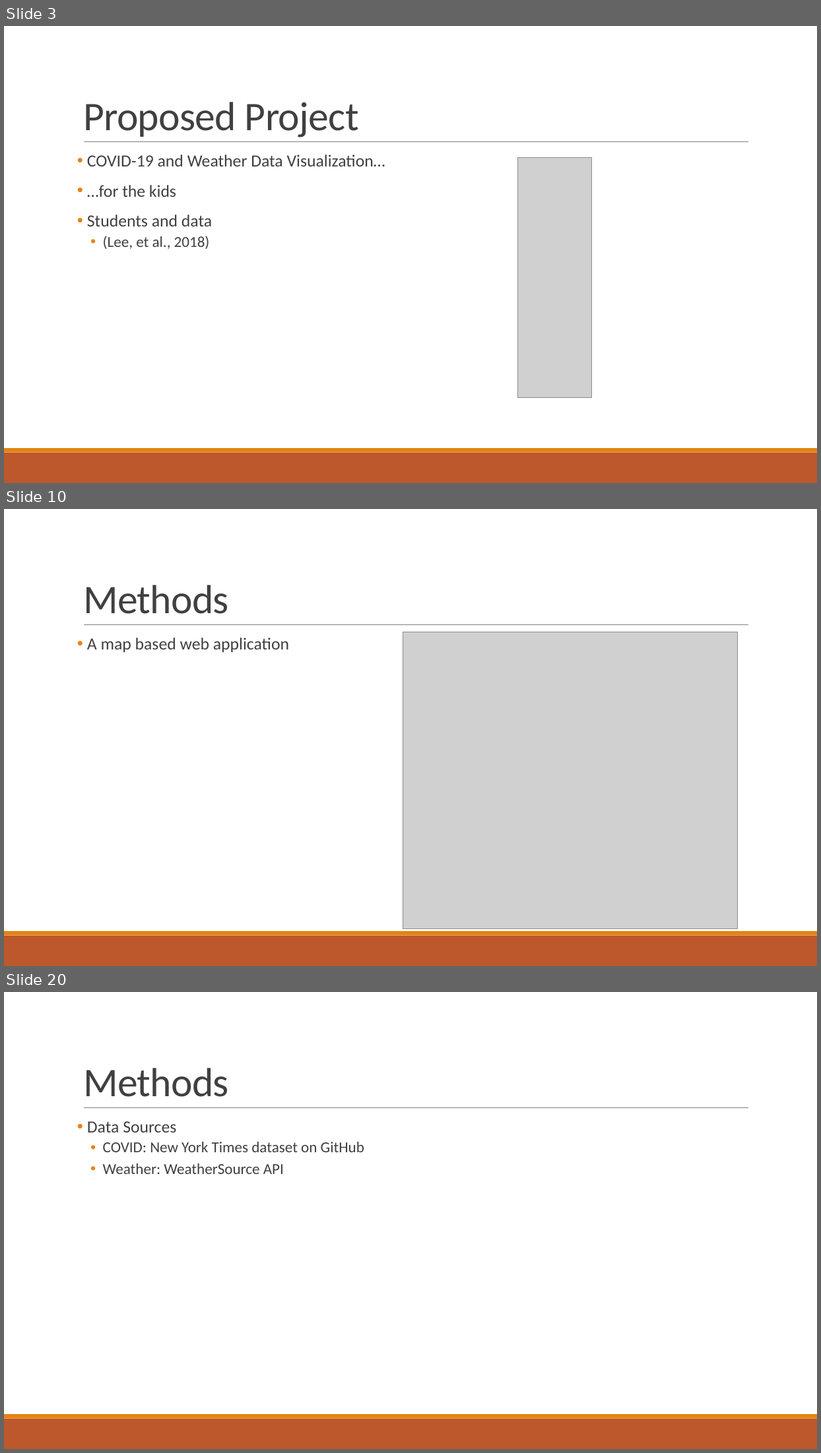
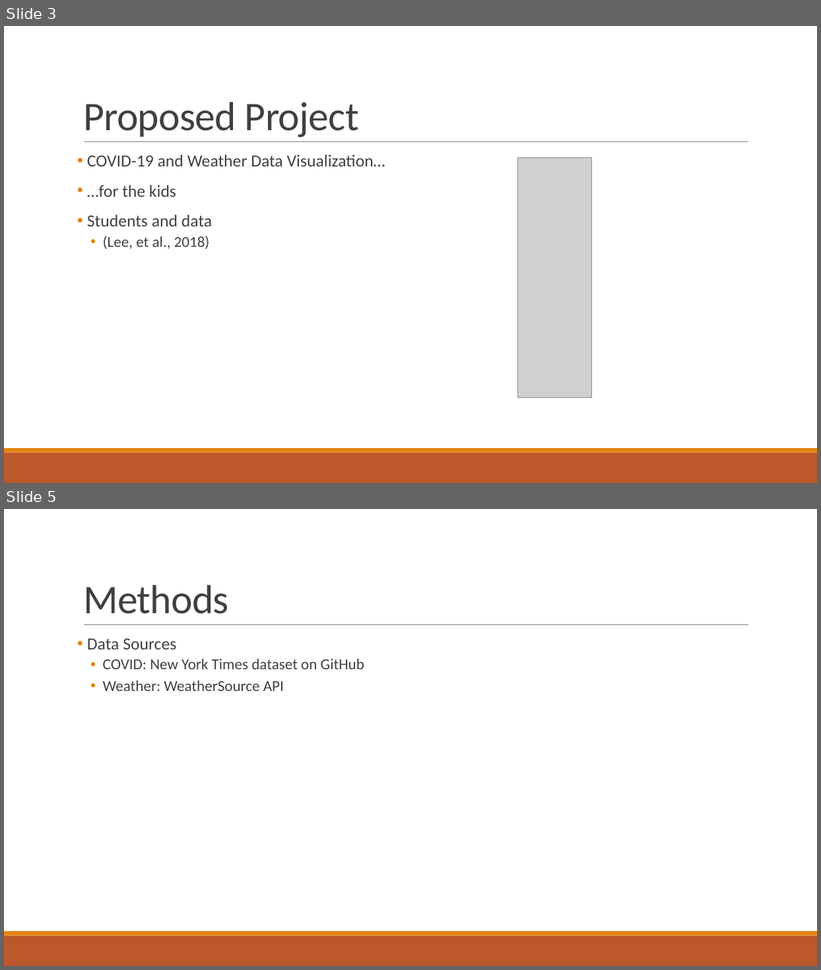
Before and after one commit to npalacio/School, a slide deck: Capstone/Presentation/CapstoneProposal.pptx. Shown one above the other, each under a label of ours: slides 3, 10 and 20 before the commit, slides 3 and 5 after it; the slides between them are not shown. The pictures are 821x1453 and 821x970 pixels, drawn with LibreOffice and Linux fonts; fonts in the diff are those of the drawing; grey boxes stand for pictures. Boxes give left, top, right and bottom in pixels: in the first picture for what was removed or moved away, otherwise in the second. Text is boxed around its words. In the diff, an @@ line names an element or a change of style, - is before the commit and + after.

```diff
--- a/Capstone/Presentation/CapstoneProposal.pptx
+++ b/Capstone/Presentation/CapstoneProposal.pptx
@@ slide 10 removed at <box>4,509,817,966</box>, background #FFFFFF; not listed: 3 template elements that a slide beside it also shows @@
@@ title removed at <box>83,585,229,614</box> @@
-Methods
@@ text removed at <box>87,638,289,652</box> @@
-• A map based web application
@@ picture removed at <box>403,632,738,929</box> @@
@@ what was slide 20 is now slide 5 @@
```
Also in this commit, not shown: 4 slides added, 18 other slides removed, 1 other file.
